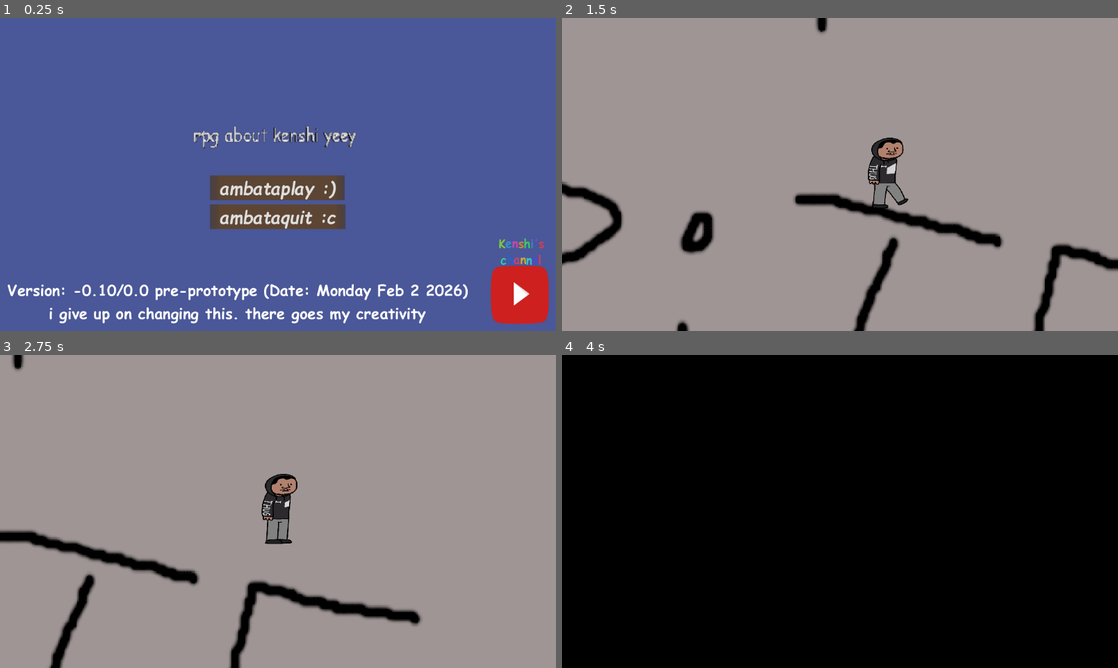
Above: before the commit, frames 1-4 (two rows, left to right).
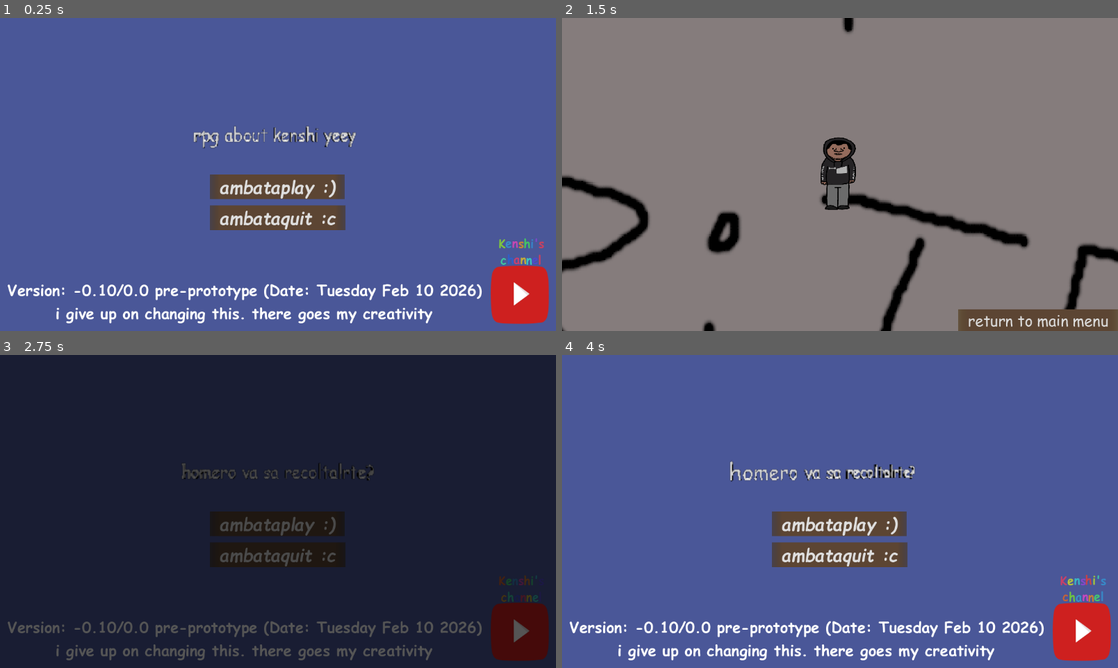
Above: after the commit, the same moments.

Repository: hukultan/-SUPER-Kenshi_RPG
Game: Godot game, scene res://scenes/new_main.tscn
Two runs of this game, one before a commit and one after it. Both use one fixed random seed, a clock stepped at 60 frames per second and the inputs below. Sound files missing from this copy of the repository are replaced by a short silence.
Inputs (mouse positions are in pixels of both pictures, inside the frame that each line leads up to):
- Up to frame 1 (0.25 s): no input
- Up to frame 2 (1.5 s): click "ambataplay :)" at 0.5 s; tap Enter (ui_accept) at 1.25 s; hold D (right) from 1.28 s (still down); hold Shift (run) from 1.28 s (still down)
- Up to frame 3 (2.75 s): tap Enter (ui_accept) at 1.52 s; release D (right) at 2 s; release Shift (run) at 2 s; click (478, 658) at 2 s, where only the run after the commit has a clickable "return to main menu"
- Up to frame 4 (4 s): hold S (down) 2.78-3.53 s; tap E (special_action) at 2.85 s; tap Enter (ui_accept) at 3.02 s; hold D (right) from 3.53 s (still down); hold Shift (run) from 3.53 s (still down)

The runs differ from the first frame. In frame 1, 3.2% of the frame differs, in the area x 8-87%, y 50-98%; in frame 2, 98%; in frame 3, 99%; in frame 4, 100%, in the area x 0-100%, y 0-100%.

Commit message:
"bug fixing, added a main menu music"

Diff:
--- a/scenes/new_main.tscn
+++ b/scenes/new_main.tscn
@@ -7,9 +7,9 @@
 [ext_resource type="Texture2D" uid="uid://gmos3clovqoi" path="res://textures/other/yt_logo_tex.png" id="2_ararw"]
 [ext_resource type="Texture2D" uid="uid://0jlaxi5nwsuc" path="res://textures/other/yt_logo_focus_tex.png" id="3_ppyea"]
 [ext_resource type="FontFile" uid="uid://cxs7cd6vuqdpq" path="res://resources/font/COMICBD.TTF" id="4_40j5d"]
+[ext_resource type="AudioStream" uid="uid://bisimseom1qac" path="res://resources/audio/op--gurenge-by-lisa-hd.wav" id="4_sgfwp"]
 [ext_resource type="FontFile" uid="uid://ktht01cntw0o" path="res://resources/font/COMIC.TTF" id="5_0v1x5"]
 [ext_resource type="Script" uid="uid://bsasnu5x610ew" path="res://scripts/object/ui/text_rotate.gd" id="6_sgfwp"]
-[ext_resource type="PackedScene" uid="uid://csf5fdpe73hy1" path="res://scenes/new_map.tscn" id="6_wn0pi"]
 [ext_resource type="AudioStream" uid="uid://7viarjhqu3d2" path="res://resources/audio/quit.ogg" id="7_0v1x5"]
 
 [sub_resource type="TextMesh" id="TextMesh_wn0pi"]
@@ -24,8 +24,9 @@
 
 [node name="Node2D" type="Node2D" parent="."]
 
-[node name="MainMenu" type="Node2D" parent="Node2D"]
+[node name="MainMenu" type="Node2D" parent="Node2D" node_paths=PackedStringArray("play_button")]
 script = ExtResource("1_0v1x5")
+play_button = NodePath("../../Control/MarginContainer/VBoxContainer/PlayButton")
 
 [node name="Node3D" type="Node3D" parent="Node2D"]
 
@@ -69,6 +70,13 @@
 light_cull_mask = 4294966273
 sky_mode = 1
 
+[node name="MenuMusic" type="AudioStreamPlayer" parent="Node2D"]
+process_mode = 3
+stream = ExtResource("4_sgfwp")
+volume_db = -1.541
+autoplay = true
+bus = &"Music"
+
 [node name="Control" type="Control" parent="."]
 layout_mode = 3
 anchors_preset = 15
@@ -87,7 +95,7 @@
 grow_vertical = 2
 color = Color(0.2901961, 0.34117648, 0.59607846, 1)
 
-[node name="MarginContainer" type="MarginContainer" parent="Control" node_paths=PackedStringArray("node_3d", "quit_button", "play_button", "youtube_button", "quit_audio")]
+[node name="MarginContainer" type="MarginContainer" parent="Control" node_paths=PackedStringArray("node_3d", "quit_button", "youtube_button", "quit_audio", "menu_music")]
 layout_mode = 1
 anchors_preset = 15
 anchor_right = 1.0
@@ -99,18 +107,17 @@
 theme_override_constants/margin_right = 15
 theme_override_constants/margin_bottom = 15
 script = ExtResource("2_40j5d")
-next_scene = ExtResource("6_wn0pi")
 node_3d = NodePath("../../Node2D/Node3D")
 quit_button = NodePath("VBoxContainer/QuitButton")
-play_button = NodePath("VBoxContainer/PlayButton")
 youtube_button = NodePath("YoutubeButton")
 quit_audio = NodePath("../QuitAudio")
+menu_music = NodePath("../../Node2D/MenuMusic")
 
 [node name="VBoxContainer" type="VBoxContainer" parent="Control/MarginContainer"]
 layout_mode = 2
 size_flags_horizontal = 4
 size_flags_vertical = 4
-theme_override_constants/separation = 9
+theme_override_constants/separation = 13
 
 [node name="PlayButton" type="Button" parent="Control/MarginContainer/VBoxContainer"]
 layout_mode = 2
@@ -165,7 +172,7 @@
 size_flags_vertical = 8
 theme_override_fonts/font = ExtResource("4_40j5d")
 theme_override_font_sizes/font_size = 31
-text = "Version: -0.10/0.0 pre-prototype (Date: Monday Feb 2 2026)
+text = "Version: -0.10/0.0 pre-prototype (Date: Tuesday Feb 10 2026)
 i give up on changing this. there goes my creativity"
 horizontal_alignment = 1
 
--- a/scenes/new_map.tscn
+++ b/scenes/new_map.tscn
@@ -1,9 +1,11 @@
-[gd_scene load_steps=8 format=3 uid="uid://csf5fdpe73hy1"]
+[gd_scene load_steps=10 format=3 uid="uid://csf5fdpe73hy1"]
 
 [ext_resource type="Texture2D" uid="uid://cwh7jbieph1vl" path="res://textures/map/map_sprite_placeholder.png" id="1_7lhv8"]
 [ext_resource type="PackedScene" uid="uid://dmftsli26rx26" path="res://scenes/actors/kenshi.tscn" id="2_nh1y2"]
 [ext_resource type="PackedScene" uid="uid://dhxu1yt6pwcqw" path="res://scenes/battle_area.tscn" id="3_ixfb2"]
 [ext_resource type="Texture2D" uid="uid://ddvv5jh6dikit" path="res://textures/other/black.png" id="3_vw1lw"]
+[ext_resource type="Theme" uid="uid://cu0i3br8dpd0r" path="res://resources/theme/main_theme.tres" id="5_ro3u8"]
+[ext_resource type="Script" uid="uid://bm1ucqwix8mrm" path="res://scripts/object/ui/return_to_main_menu_button.gd" id="6_ejkst"]
 
 [sub_resource type="RectangleShape2D" id="RectangleShape2D_nh1y2"]
 size = Vector2(3412, 122.5)
@@ -89,3 +91,23 @@
 position = Vector2(-268, -260)
 shape = SubResource("RectangleShape2D_ro3u8")
 debug_color = Color(0.835135, 0.32629454, 0.5523958, 0.41960785)
+
+[node name="CanvasLayer" type="CanvasLayer" parent="."]
+
+[node name="Button" type="Button" parent="CanvasLayer"]
+anchors_preset = 3
+anchor_left = 1.0
+anchor_top = 1.0
+anchor_right = 1.0
+anchor_bottom = 1.0
+offset_left = -171.0
+offset_top = -31.0
+grow_horizontal = 0
+grow_vertical = 0
+theme = ExtResource("5_ro3u8")
+theme_override_colors/font_pressed_color = Color(0.5554396, 0.0034439357, 0.09442007, 1)
+theme_override_colors/font_hover_color = Color(0.9097883, 0.14335981, 0.2024143, 1)
+theme_override_colors/font_hover_pressed_color = Color(0.5018707, 0, 0.11686284, 1)
+theme_override_font_sizes/font_size = 31
+text = "return to main menu"
+script = ExtResource("6_ejkst")
--- a/scripts/const/encounter_controller.gd
+++ b/scripts/const/encounter_controller.gd
@@ -14,20 +14,20 @@
 	random_encounter_sound = AudioStreamPlayer.new()
 	add_child(random_encounter_sound)
 	random_encounter_sound.stream = ResourceLoader.load("res://resources/audio/alert.mp3") as AudioStream
-
+	random_encounter_sound.volume_db = -5.0
 
 func _process(delta: float) -> void:
 	seconds_counter += delta
-	if is_moving and seconds_counter >= 0.2:
+	if is_moving and seconds_counter >= 0.5:
 		seconds_counter = 0.0
 		counter += counter_increment
-		random_number = rng.randi_range(0, 2)
+		random_number = rng.randi_range(0, 192)
 		if random_number < (counter / 256.0) and not Global.in_battle:
 			print("fight condition is true!")
 
 			counter = 0
 			var battle_area : StringName = ""
-			var encounter_areas: Array[Node] = get_tree().get_nodes_in_group("encounter_area")
+			var encounter_areas: Array[Node] = get_tree().get_nodes_in_group(&"encounter_area")
 			for area : Area2D in encounter_areas:
 				var overlapping_bodies : Array[Node2D] = (area as Area2D).get_overlapping_bodies()
 
@@ -43,7 +43,7 @@
 	Global.input_enabled = false
 	Global.in_battle = true
 	var black_img : Sprite2D
-	var characters : Array[Node] = get_tree().get_nodes_in_group("characters")
+	var characters : Array[Node] = get_tree().get_nodes_in_group(&"characters")
 	for character: CharacterBody2D in characters:
 		var sprite : AnimatedSprite2D = character.get_node_or_null("AnimatedSprite2D")
 		black_img = character.get_node_or_null("%Black")
--- a/scripts/const/global.gd
+++ b/scripts/const/global.gd
@@ -27,7 +27,7 @@
 
 func change_to_scene(scene_path: String, fade : bool = true) -> void:
 	if fade:
-		PostProcessing.fade_out(0.1)
+		PostProcessing.fade_out(0.5)
 		get_tree().paused = true
 		await PostProcessing.fade_finished
 		get_tree().change_scene_to_file(scene_path)
--- a/scripts/object/ui/main.gd
+++ b/scripts/object/ui/main.gd
@@ -2,10 +2,11 @@
 
 ## wanna dissable that annoying pop up at execution of the program?
 @export var funi_alert: bool = false
-
+@export var play_button: Button
+## Set the scene to change
+@export var next_scene: String = "res://scenes/new_map.tscn"
 
 func _ready() -> void:
-	PostProcessing.fade_in(0.24)
 	# Do the pop-up alert window
 	# Why? I dont freakyng know
 	if funi_alert:
@@ -13,3 +14,17 @@
 		"you testing huh?, good luck testing and debugging this", "Developer detected")
 		else:
 			OS.alert("👅👅👅👅👅👅👅👅👅👅👅👅👅👅👅👅👅👅👅", "Freak detected!")
+	if not play_button.pressed.is_connected(_on_play_button_pressed):
+		play_button.pressed.connect(_on_play_button_pressed)
+
+
+func _on_play_button_pressed() -> void:
+	if not next_scene.is_empty():
+		# When we ambataplay
+		Global.change_to_scene(next_scene, true)
+	else:
+		printerr("The next scene variable is null!")
+	# I dont know why i wrote this but it ties the entire project
+	# If you delete the entire thing will become unplayable and it will ruin your /
+	# premature career, wanna know? just hit CTRL + V when you play it
+	#DisplayServer.clipboard_set("Kenshi is a cutie gooner")
--- a/scripts/object/ui/menu_main.gd
+++ b/scripts/object/ui/menu_main.gd
@@ -5,34 +5,20 @@
 @export var wanna_hear_my_voice: bool = false
 ## Opens a pop up window using your browser when the program closes
 @export var open_browser: bool = false
-## Set the scene to change
-@export var next_scene: PackedScene
 
 @export var node_3d: Node3D #= %Node3D
 @export var quit_button: Button
-@export var play_button: Button
 @export var youtube_button: TextureButton
 @export var quit_audio: AudioStreamPlayer
+@export var menu_music: AudioStreamPlayer
 
 func _ready() -> void:
 	if not quit_button.pressed.is_connected(_on_quit_button_pressed):
 		quit_button.pressed.connect(_on_quit_button_pressed)
-	if not play_button.pressed.is_connected(_on_play_button_pressed):
-		play_button.pressed.connect(_on_play_button_pressed)
 	if not youtube_button.pressed.is_connected(_on_youtube_button_pressed):
 		youtube_button.pressed.connect(_on_youtube_button_pressed)
 
 
-func _on_play_button_pressed() -> void:
-	if next_scene.can_instantiate():
-		# When we ambataplay
-		get_tree().change_scene_to_packed(next_scene)
-	else:
-		printerr("The next scene variable is null!")
-	# I dont know why i wrote this but it ties the entire project
-	# If you delete the entire thing will become unplayable and it will ruin your /
-	# premature career, wanna know? just hit CTRL + V when you play it
-	#DisplayServer.clipboard_set("Kenshi is a cutie gooner")
 
 
 func _on_quit_button_pressed() -> void:
@@ -44,6 +30,7 @@
 		await quit_audio.finished
 	node_3d.process_mode = node_3d.PROCESS_MODE_DISABLED
 	self.process_mode = self.PROCESS_MODE_DISABLED
+	menu_music.process_mode = menu_music.PROCESS_MODE_DISABLED
 
 	if open_browser:
 		# funny link that opens your broser automatically
--- /dev/null
+++ b/scripts/object/ui/return_to_main_menu_button.gd
@@ -0,0 +1,11 @@
+extends Button
+
+@export var main_menu_scene: String = "res://scenes/new_main.tscn"
+
+func _ready() -> void:
+	pressed.connect(_on_pressed)
+
+
+func _on_pressed() -> void:
+	if main_menu_scene != null:
+		Global.change_to_scene(main_menu_scene, true)
Not shown, added: resources/audio/op--gurenge-by-lisa-hd.wav.import
Not shown, added: scripts/object/ui/return_to_main_menu_button.gd.uid
Binary file removed: textures/battle/character/sample_char_icon.png
Not shown, removed: textures/battle/character/sample_char_icon.png.import
Not shown, removed: textures/sprite_sheets/actors/enemies.png.import
Renamed: textures/sprite_sheets/actors/enemies.png -> textures/sprite_sheets/battle/enemies.png
Not shown, added: textures/sprite_sheets/battle/enemies.png.import
Not shown, added: resources/audio/op--gurenge-by-lisa-hd.wav
